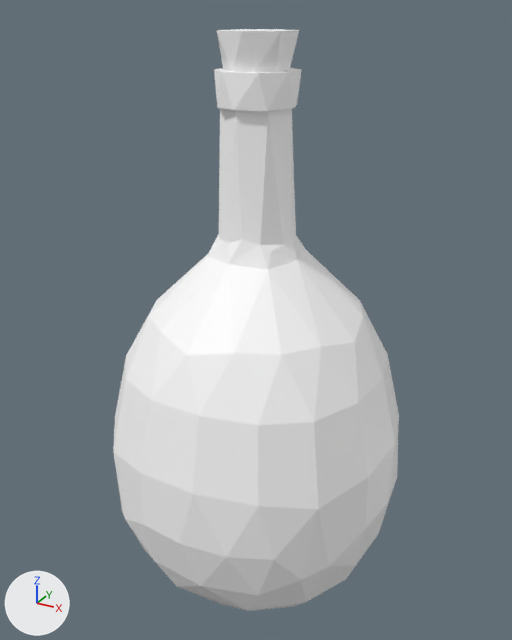
What one commit did to the glTF model Client/Client/Resource/DDSMapData/Meshes/SM_Bottle_03.gltf.
Both versions are drawn from a 50 mm camera at (0.151, -0.276, 0.286) aimed at (-0.002, 0.003, 0.147). Lighting does not change. The marker at lower left points along +X, +Y and +Z. The older version comes first.

In view in the first picture: 'SM_Bottle_03'.
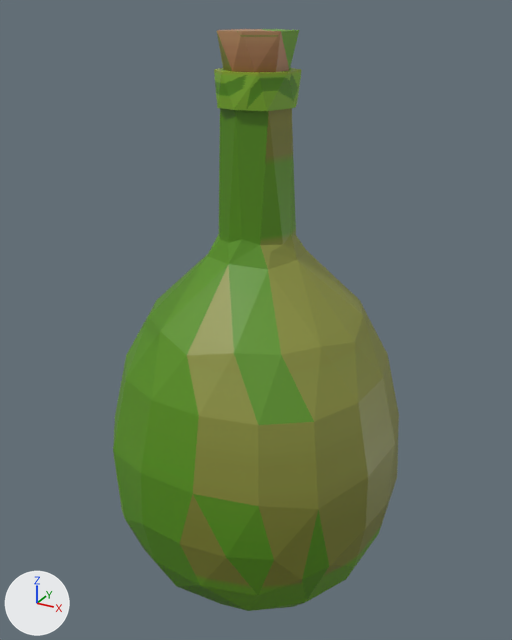
Changed parts and their boxes (x1, y1, x2, y2) in the pictures (512 x 640 px):
'SM_Bottle_03', recoloured (darker): (113, 29, 399, 611) in both

The change, as a diff of the scene's bpy script:
```diff
--- a/Client/Client/Resource/DDSMapData/Meshes/SM_Bottle_03.gltf.py
+++ b/Client/Client/Resource/DDSMapData/Meshes/SM_Bottle_03.gltf.py
@@ img_mi_prop_01_sm_bottle_03_basecolor_png @@
+img_mi_prop_01_sm_bottle_03_basecolor_png = load_image('MI_Prop_01_SM_Bottle_03_BaseColor.png', 'MI_Prop_01_SM_Bottle_03_BaseColor.dds', 128, 128, 'sRGB')
@@ mat_mi_prop_01_sm_bottle_03 @@
+mat_mi_prop_01_sm_bottle_03 = bpy.data.materials.new('MI_Prop_01_SM_Bottle_03')
+# uses the picture img_mi_prop_01_sm_bottle_03_basecolor_png
@@ me_sm_bottle_03 @@
 me_sm_bottle_03.from_pydata(...)  # 174 vertices, 344 faces; spans x -0.072..0.072, y -0.072..0.072, z 0.0..0.278
-me_sm_bottle_03.materials.append(mat_mi_prop_01)  # white #ffffff
+me_sm_bottle_03.materials.append(mat_mi_prop_01_sm_bottle_03)
```
